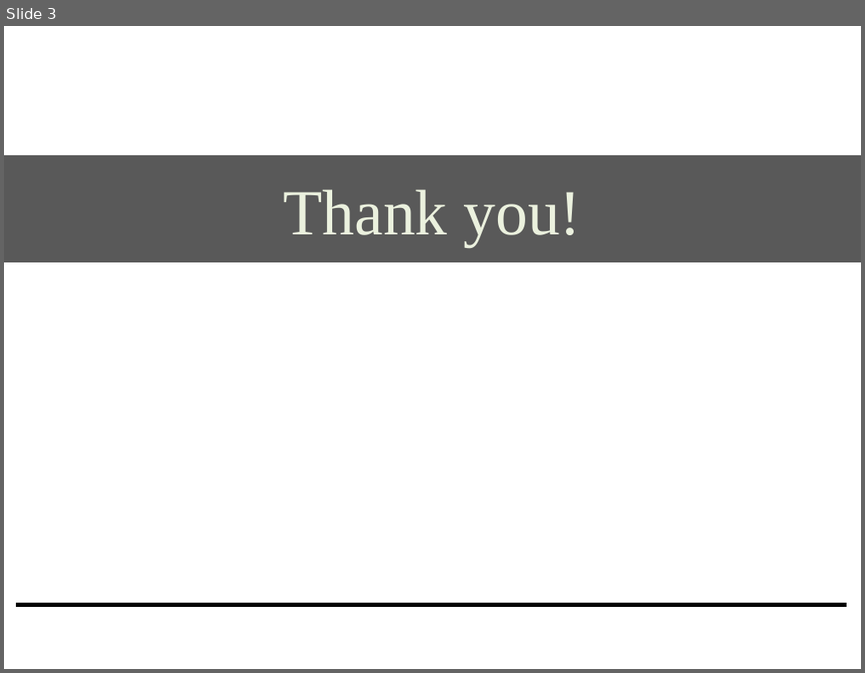
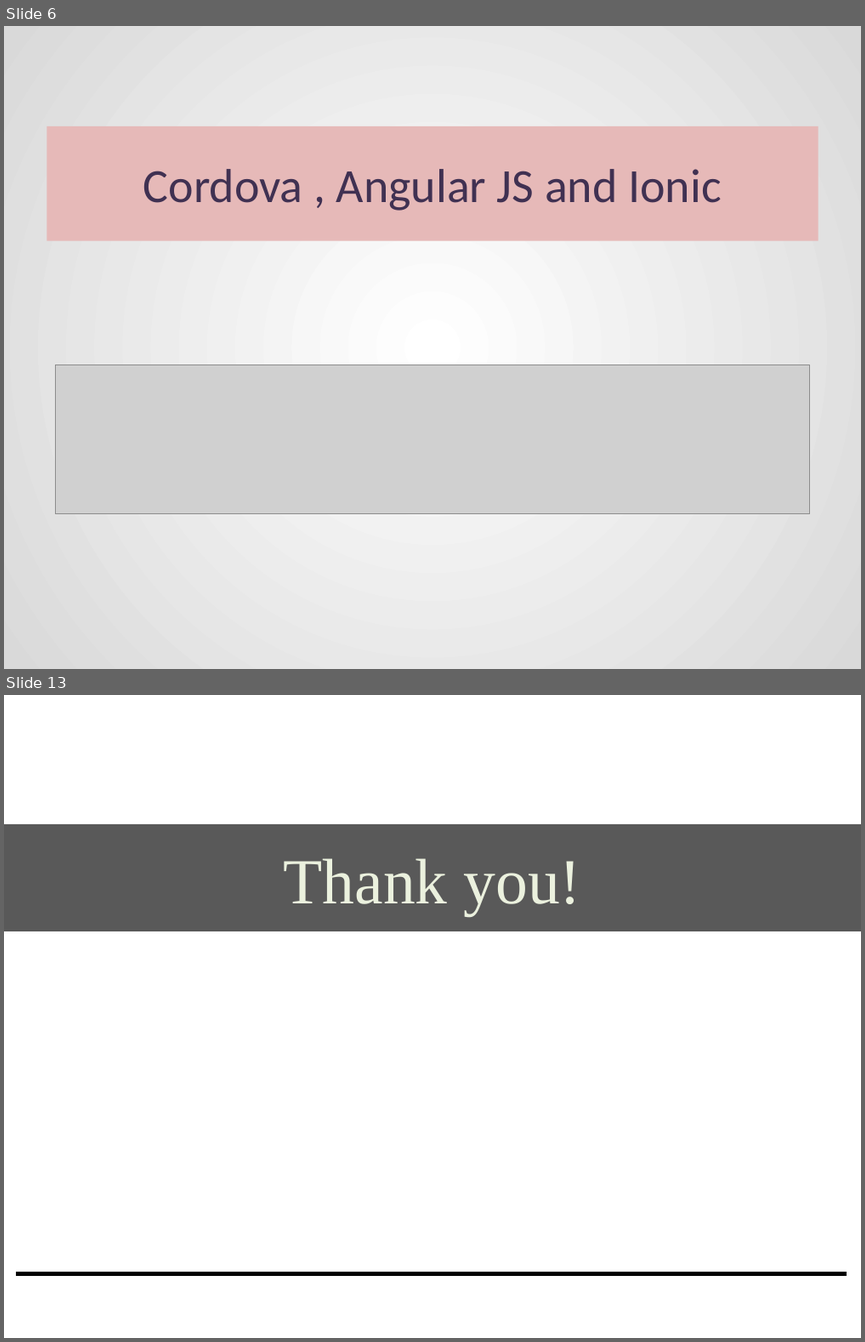
Before and after one commit to sanketrd09/collegepptwork, a slide deck: HybridApp-powerpoint.pptx. Shown one above the other, each under a label of ours: slide 3 before the commit, slides 6 and 13 after it; the slides between them are not shown. The pictures are 865x673 and 865x1342 pixels, drawn with LibreOffice and Linux fonts; fonts in the diff are those of the drawing; grey boxes stand for pictures. Boxes give left, top, right and bottom in pixels: in the first picture for what was removed or moved away, otherwise in the second. Text is boxed around its words. In the diff, an @@ line names an element or a change of style, - is before the commit and + after.

Commit message:
added ionic content

```diff
--- a/HybridApp-powerpoint.pptx
+++ b/HybridApp-powerpoint.pptx
@@ slide 6 added at [4,26,861,669], background gradient #FFFFFF to #D9D9D9 @@
@@ title added at [46,126,818,241], fill #E6B9B8, 40 pt, text #403152 @@
+Cordova , Angular JS and Ionic
@@ picture added at [55,364,810,514] @@
@@ what was slide 3 is now slide 13 @@
```
Also in this commit, not shown: 9 other slides added.
